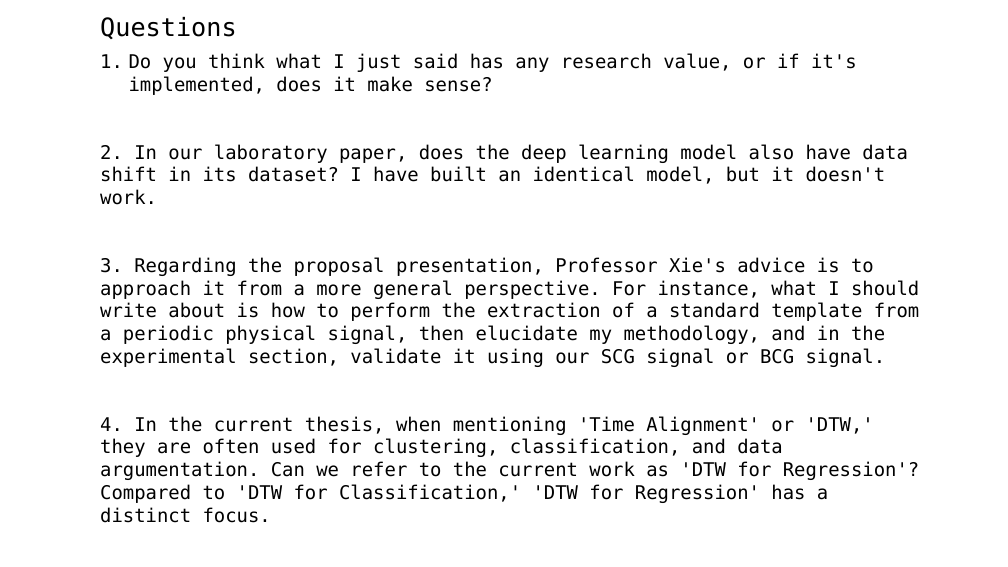
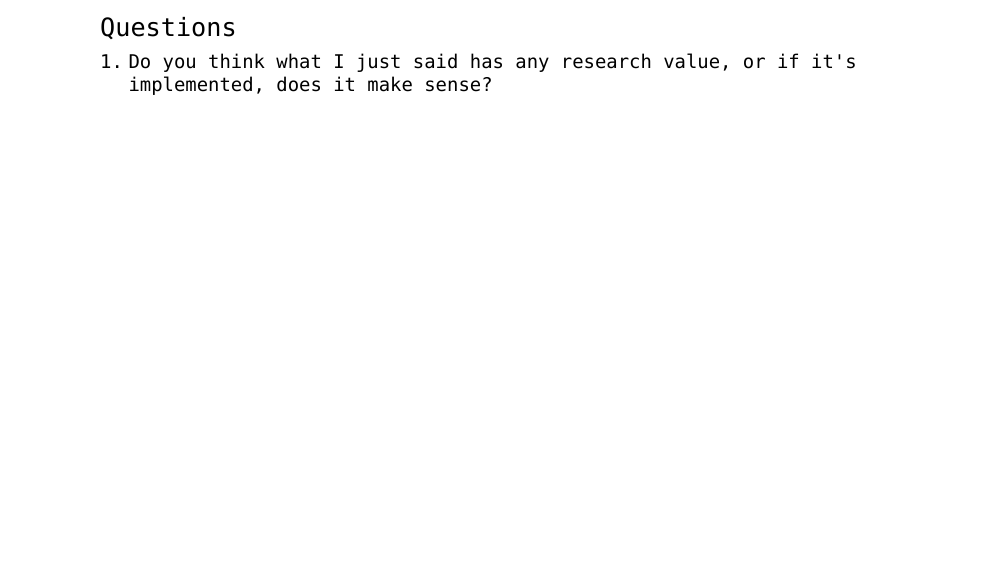
Before and after one commit to A-Big-Tortoise/Presentation, a slide deck: slide 15 of Presentation_1120_JiayuChen.pptx (slide 10 before the commit). Drawn at 1008x567 pixels with LibreOffice and Linux fonts; fonts in the diff are those of the drawing. Boxes give left, top, right and bottom in pixels: in the first picture for what was removed or moved away, otherwise in the second. Text is boxed around its words. In the diff, an @@ line names an element or a change of style, - is before the commit and + after.

Commit message:
Add Draft

```diff
--- a/Presentation_1120_JiayuChen.pptx
+++ b/Presentation_1120_JiayuChen.pptx
@@ text at (100,144,920,523): paragraphs removed @@
-2. In our laboratory paper, does the deep learning model also have data shift in its dataset? I have built an identical model, but it doesn't work.
-3. Regarding the proposal presentation, Professor Xie's advice is to approach it from a more general perspective. For instance, what I should write about is how to perform the extraction of a standard template from a periodic physical signal, then elucidate my methodology, and in the experimental section, validate it using our SCG signal or BCG signal.
-4. In the current thesis, when mentioning 'Time Alignment' or 'DTW,' they are often used for clustering, classification, and data argumentation. Can we refer to the current work as 'DTW for Regression'? Compared to 'DTW for Classification,' 'DTW for Regression' has a distinct focus.
-5. Do you think the tutorial we wrote is too simple?
```
Also in this commit, not shown: 1 other slide changed, 7 slides added, 2 slides removed.
